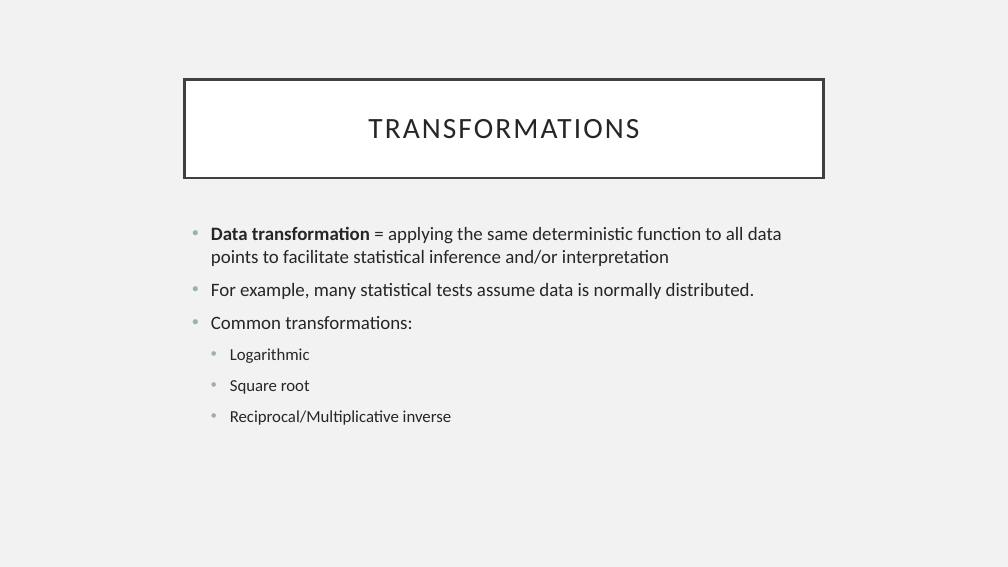
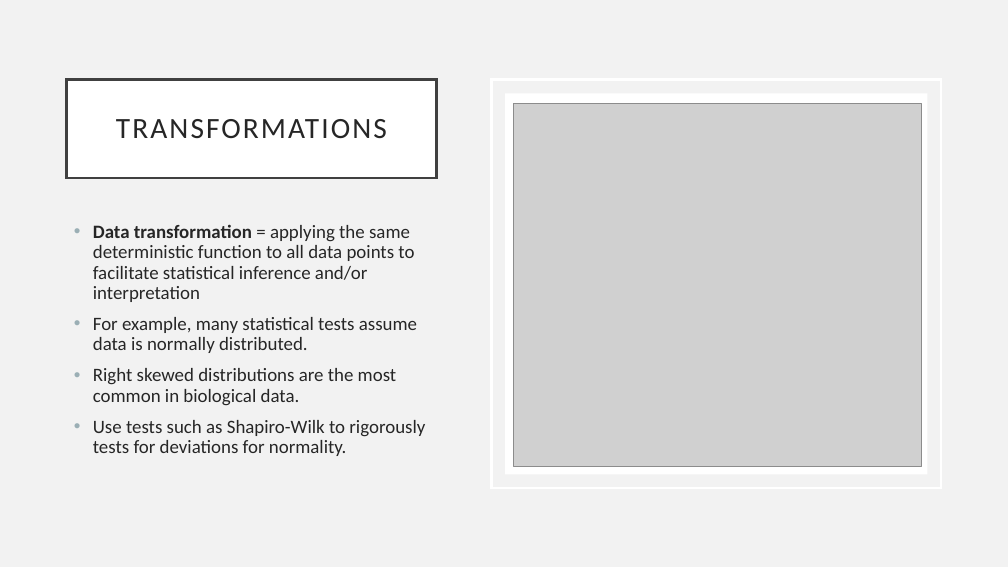
Before and after one commit to eholdmore/StatsForCompBio, a slide deck: slide 22 of Stats-for-Comp-Bio.pptx. Drawn at 1008x567 pixels with LibreOffice and Linux fonts; fonts in the diff are those of the drawing; grey boxes stand for pictures. Boxes give left, top, right and bottom in pixels: in the first picture for what was removed or moved away, otherwise in the second. Text is boxed around its words. In the diff, an @@ line names an element or a change of style, - is before the commit and + after.

```diff
--- a/Stats-for-Comp-Bio.pptx
+++ b/Stats-for-Comp-Bio.pptx
@@ title "TRANSFORMATIONS": place and size @@
-title "TRANSFORMATIONS" at box(185, 79, 823, 178)
+title "TRANSFORMATIONS" at box(67, 79, 437, 178)
@@ rectangle added at box(492, 79, 941, 488), outline #FFFFFF 2.5 pt @@
@@ rectangle added at box(505, 93, 927, 474), fill #FFFFFF @@
@@ picture added at box(513, 104, 921, 467) @@
@@ text "Data transformation = applying the ...": place and size @@
-text "Data transformation = applying the ..." at box(211, 226, 782, 425)
+text "Data transformation = applying the ..." at box(93, 224, 425, 456)
@@ text at box(93, 224, 417, 353): line spacing 1 to 0.9 @@
@@ text at box(93, 368, 425, 456): text changed; size 16 to 18 pt @@
-• Common transformations:
-  • Logarithmic
-  • Square root
-  • Reciprocal/Multiplicative inverse
+• Right skewed distributions are the most common in biological data.
+• Use tests such as Shapiro-Wilk to rigorously tests for deviations for normality.
```
Also in this commit, not shown: 9 other slides changed, 4 slides added, 1 slide removed, 2 other files.
